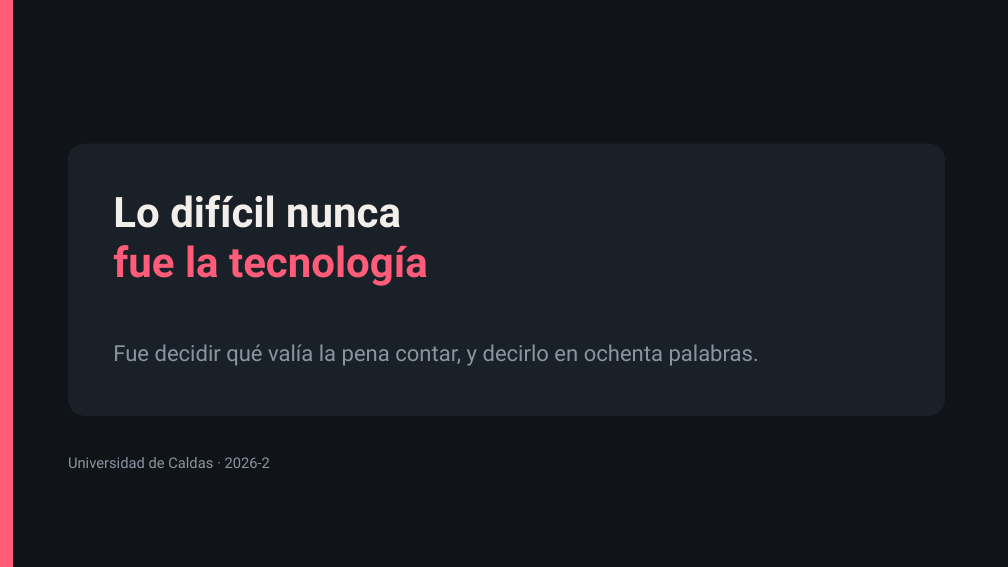
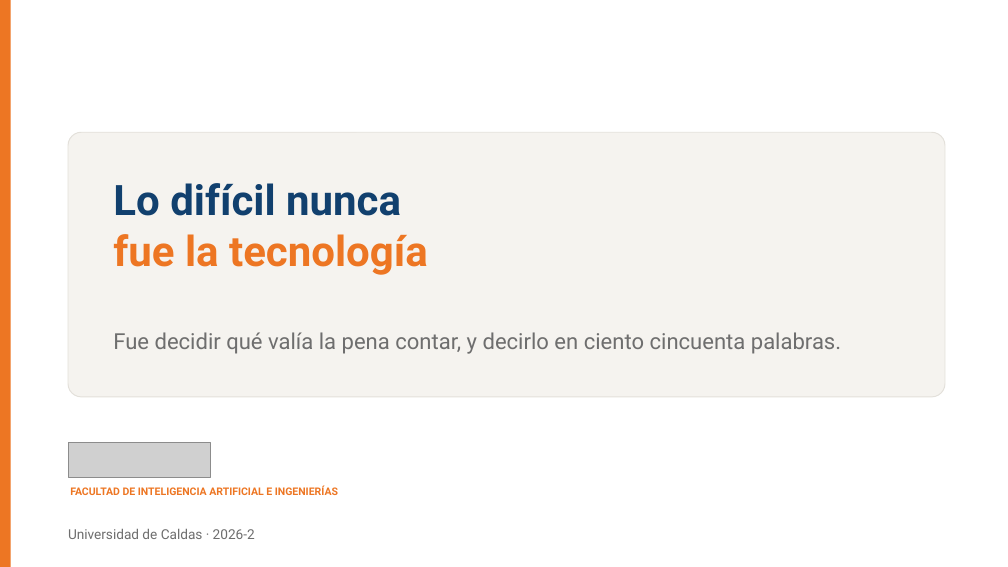
Before and after one commit to BioAITeamLearning/IntroInfo_2026_02_Ucaldas, a slide deck: slide 15 of _static/sesion06/S06_audio_imagen_video.pptx. Drawn at 1008x567 pixels with LibreOffice and Linux fonts; fonts in the diff are those of the drawing; grey boxes stand for pictures. Boxes give left, top, right and bottom in pixels: in the first picture for what was removed or moved away, otherwise in the second. Text is boxed around its words. In the diff, an @@ line names an element or a change of style, - is before the commit and + after.

```diff
--- a/_static/sesion06/S06_audio_imagen_video.pptx
+++ b/_static/sesion06/S06_audio_imagen_video.pptx
@@ background #101418 to #FFFFFF @@
@@ rectangle at bbox=[0, 0, 11, 567]: fill #FF5C7A to #ED7623 @@
@@ rounded rectangle: place and size @@
-rounded rectangle at bbox=[68, 144, 945, 416]
+rounded rectangle at bbox=[68, 132, 945, 397]
@@ rounded rectangle at bbox=[68, 132, 945, 397]: fill #1A2027 to #F5F3EF; outline none to #E3E0DA 0.9 pt; proportions changed @@
@@ text "Lo difícil nunca": place and size @@
-text "Lo difícil nunca" at bbox=[113, 195, 428, 286]
+text "Lo difícil nunca" at bbox=[113, 183, 428, 275]
@@ text "Lo difícil nunca" at bbox=[113, 183, 428, 275]: text colour #F2EFEA to #11406E in "Lo difícil nunca"; text colour #FF5C7A to #ED7623 in "fue la tecnología" @@
@@ text at bbox=[113, 332, 841, 354]: text changed; text colour #8A94A0 to #6E6E6E @@
-Fue decidir qué valía la pena contar, y decirlo en ochenta palabras.
+Fue decidir qué valía la pena contar, y decirlo en ciento cincuenta palabras.
@@ picture added at bbox=[68, 442, 210, 477] @@
@@ text added at bbox=[70, 485, 338, 495], 10 pt, text #ED7623, bold @@
+FACULTAD DE INTELIGENCIA ARTIFICIAL E INGENIERÍAS
@@ text "Universidad de Caldas · 2026-2": place and size @@
-text "Universidad de Caldas · 2026-2" at bbox=[68, 457, 270, 468]
+text "Universidad de Caldas · 2026-2" at bbox=[68, 529, 255, 539]
@@ text "Universidad de Caldas · 2026-2" at bbox=[68, 529, 255, 539]: size 14 to 13 pt, text colour #8A94A0 to #6E6E6E @@
```
Also in this commit, not shown: 14 other slides changed, 5 other files.
